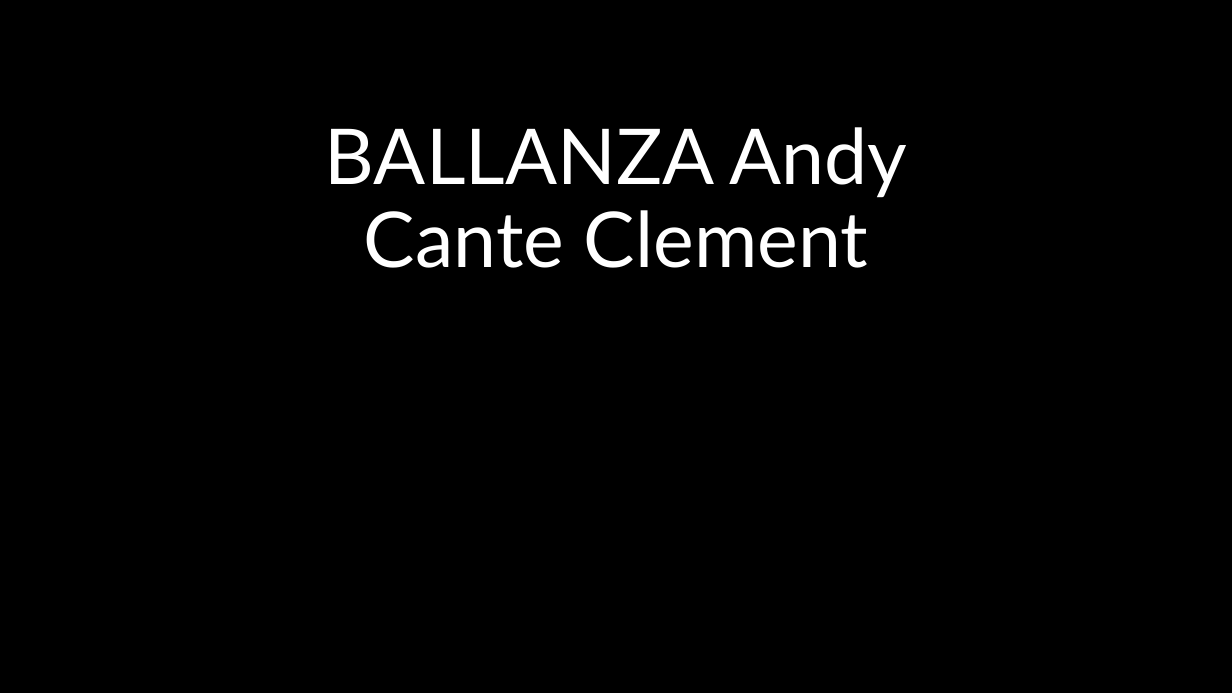
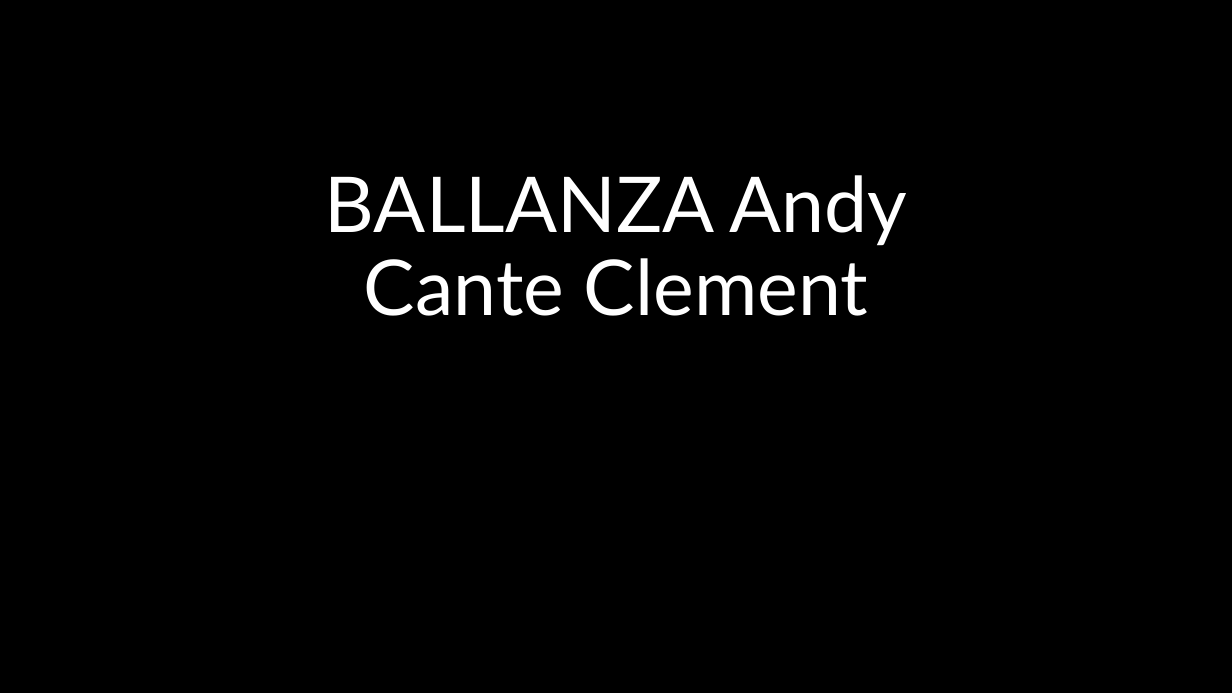
Before and after one commit to ABallanza/LD_Left4Dead2_Blockout, a slide deck: slide 1 of BALLANZA_Andy_CANTE_Clément_Blockout.pptx. Drawn at 1232x693 pixels with LibreOffice and Linux fonts; fonts in the diff are those of the drawing; background and template pictures are left out. Boxes give left, top, right and bottom in pixels: in the first picture for what was removed or moved away, otherwise in the second. Text is boxed around its words. In the diff, an @@ line names an element or a change of style, - is before the commit and + after.

```diff
--- a/BALLANZA_Andy_CANTE_Clément_Blockout.pptx
+++ b/BALLANZA_Andy_CANTE_Clément_Blockout.pptx
@@ title "BALLANZA Andy Cante Clement": place and size @@
-title "BALLANZA Andy Cante Clement" at bbox=[325, 127, 907, 268]
+title "BALLANZA Andy Cante Clement" at bbox=[325, 175, 907, 316]
```
Also in this commit, not shown: 1 other slide changed, 8 slides added, 1 other file.
